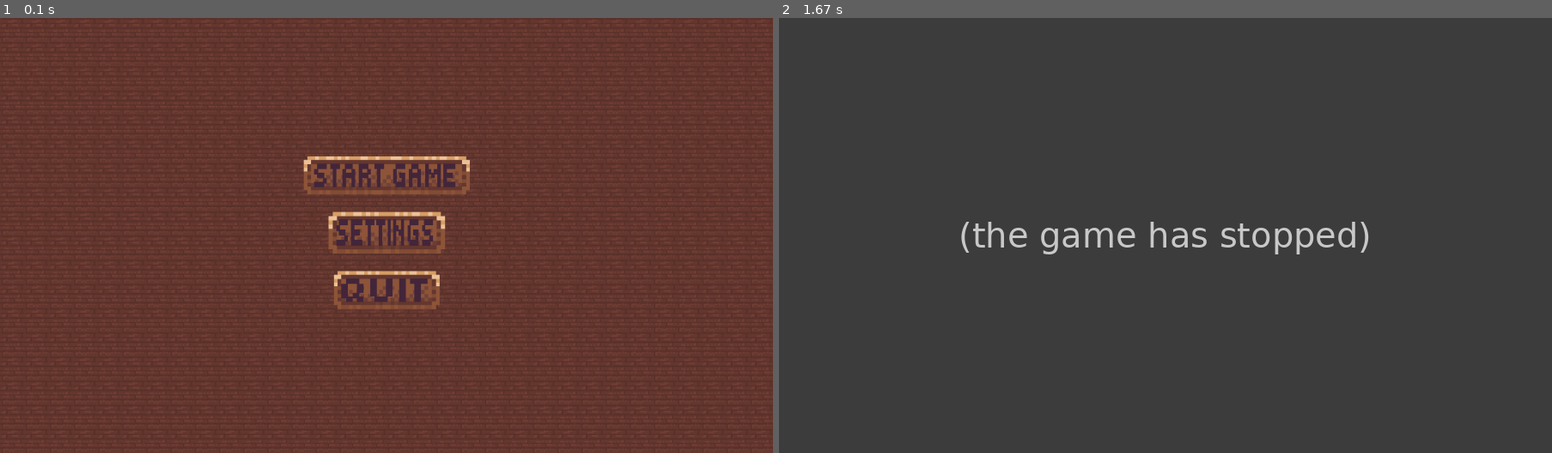
Above: before the commit, frames 1-2 (left to right).
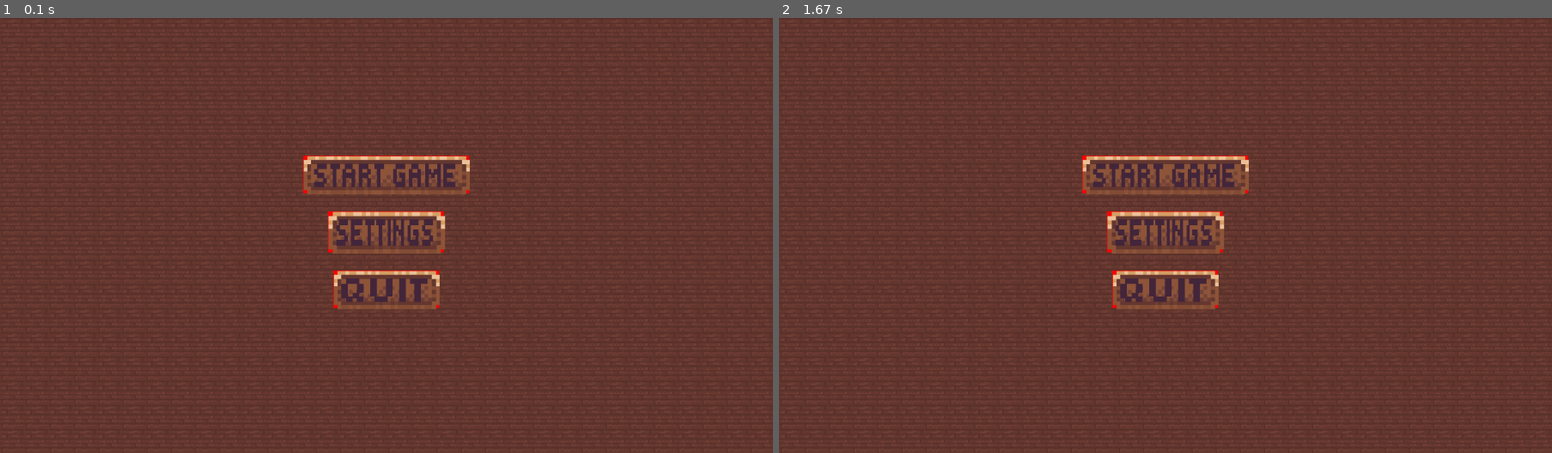
Above: after the commit, the same moments.

Repository: Intense2aT/pygame_game_for_school_project
Game: pygame game, started from src/main.py
Two runs of this game, one before a commit and one after it. Both use one fixed random seed, a clock stepped at 60 frames per second and the inputs below.
Inputs (mouse positions are in pixels of both pictures, inside the frame that each line leads up to):
- Up to frame 1 (0.1 s): no input
- Up to frame 2 (1.67 s): hold D 0.33-0.8 s; move the mouse to (1134, 252) at 0.37 s; click (1165, 265) at 0.88 s

The runs differ from the first frame. In frame 1, 0.2% of the frame differs, in the area x 39-61%, y 31-67%; in frame 2, 99%, in the area x 0-100%, y 0-100%.
Before the commit the program exited at 0.95 s; later frames show no game.

Commit message:
change log:
added a way to fix interaction fields according to texture size differences

Diff:
--- a/src/game_data/main_menu/start_menu_button_QUIT.json
+++ b/src/game_data/main_menu/start_menu_button_QUIT.json
@@ -7,13 +7,14 @@
 
     "use_different_interaction_field": true,
     "interaction_field": 0,
+    "draw_field_under_object": true,
 
     "responsive_mouse_button": 1,
-    "respond_continuous": false,
-    "call_on_press": false,
+    "respond_continuous": true,
+    "call_on_press": true,
 
     "draw_type": "textured",
-    "colour_name": 0,
+    "colour_name": "colour_1",
     "texture_name": "nupp_vaike_parem",
 
     "draw_with_text": true,
--- a/src/game_data/main_menu/start_menu_button_SETTINGS.json
+++ b/src/game_data/main_menu/start_menu_button_SETTINGS.json
@@ -7,13 +7,14 @@
 
     "use_different_interaction_field": true,
     "interaction_field": 0,
+    "draw_field_under_object": true,
 
     "responsive_mouse_button": 1,
-    "respond_continuous": false,
-    "call_on_press": false,
+    "respond_continuous": true,
+    "call_on_press": true,
 
     "draw_type": "textured",
-    "colour_name": 0,
+    "colour_name": "colour_1",
     "texture_name": "nupp_vaike_parem",
 
     "draw_with_text": true,
--- a/src/game_data/main_menu/start_menu_button_START.json
+++ b/src/game_data/main_menu/start_menu_button_START.json
@@ -1,19 +1,21 @@
 {
     "position": [490, 210],
     "dimensions": [100, 100],
+    "rotation": 0,
 
     "grid_draw": true,
     "grid_dimensions": [3, 1],
 
     "use_different_interaction_field": true,
     "interaction_field": 0,
+    "draw_field_under_object": true,
 
     "responsive_mouse_button": 1,
-    "respond_continuous": false,
-    "call_on_press": false,
+    "respond_continuous": true,
+    "call_on_press": true,
 
     "draw_type": "textured",
-    "colour_name": 0,
+    "colour_name": "colour_1",
     "texture_name": "nupp_vaike_kesk",
 
     "draw_with_text": true,
--- a/src/main.py
+++ b/src/main.py
@@ -93,7 +93,9 @@
 main_menu_button_1 = objects.object(zero_base, tex_group_var)
 main_menu_button_1.load_from_json("game_data/main_menu/start_menu_button_START.json")
 main_menu_button_1.set_ui_interact_func(main_menu_button_1_interact)
+main_menu_button_1.set_texture_size_fix([[3, 6], [2, 4]])
 main_menu_button_1.set_interaction_field_for_grid()
+main_menu_button_1.fix_interaction_field_to_texture(16)
 main_menu_button_1.set_text_dimensions_scale_rel(2.4, 0.7)
 main_menu_button_1.update_rendered_text("Tiny5-20")
 main_menu_button_1.center_text()
@@ -106,7 +108,9 @@
 main_menu_button_2 = objects.object(zero_base, tex_group_var)
 main_menu_button_2.load_from_json("game_data/main_menu/start_menu_button_QUIT.json")
 main_menu_button_2.set_ui_interact_func(main_menu_button_2_interact)
+main_menu_button_2.set_texture_size_fix([[3, 6], [2, 4]])
 main_menu_button_2.set_interaction_field_for_grid()
+main_menu_button_2.fix_interaction_field_to_texture(16)
 main_menu_button_2.set_text_dimensions_scale_rel(1.5, 0.7)
 main_menu_button_2.update_rendered_text("Tiny5-20")
 main_menu_button_2.center_text()
@@ -118,7 +122,9 @@
 main_menu_button_3 = objects.object(zero_base, tex_group_var)
 main_menu_button_3.load_from_json("game_data/main_menu/start_menu_button_SETTINGS.json")
 main_menu_button_3.set_ui_interact_func(main_menu_button_3_interact)
+main_menu_button_3.set_texture_size_fix([[3, 6], [2, 4]])
 main_menu_button_3.set_interaction_field_for_grid()
+main_menu_button_3.fix_interaction_field_to_texture(16)
 main_menu_button_3.set_text_dimensions_scale_rel(1.5, 0.7)
 main_menu_button_3.update_rendered_text("Tiny5-20")
 main_menu_button_3.center_text()
--- a/src/objects.py
+++ b/src/objects.py
@@ -103,6 +103,7 @@
         #base settings handling
         self.__position:list[float, float] = object_base_settings[0]
         self.__dimensions:list[float, float] = object_base_settings[1]
+        self.__rotation:float = 0.0
 
         #for drawing a grid of equal sized objects
         #grid will still use the top left position of the grid for position
@@ -117,6 +118,8 @@
 
         self.__use_different_interaction_field:bool = False
         self.__interaction_field:list[list[float, float]] = None
+        self.__texture_size_fix:list[list[float, float]] = None
+        self.__draw_field_under_object:bool = False
 
         self.__game_interact_func = None
         self.__ui_interact_func = None
@@ -148,6 +151,8 @@
                 self.set_position(data[key])
             elif key == "dimensions":
                 self.set_dimensions(data[key])
+            elif key == "rotation":
+                self.set_rotation(data[key])
             elif key == "grid_draw":
                 self.set_grid_draw(data[key])
             elif key == "grid_dimensions":
@@ -156,6 +161,8 @@
                 self.use_other_interaction_field(data[key])
             elif key == "interaction_field":
                 self.set_other_interaction_field(data[key])
+            elif key == "draw_field_under_object":
+                self.set_draw_field_under_object(data[key])
             elif key == "responsive_mouse_button":
                 self.set_responsive_mouse_button(data[key])
             elif key == "respond_continuous":
@@ -192,6 +199,12 @@
     def set_dimensions(self, new_dimensions:list[float, float]):
         self.__dimensions = new_dimensions
 
+    def set_rotation(self, deg:float):
+        self.__rotation = deg
+
+    def get_rotation(self):
+        return self.__rotation
+
     def set_grid_draw(self, set:bool):
         self.__grid_draw = set
 
@@ -265,15 +278,37 @@
 
     def set_interaction_field_for_grid(self):
         self.__interaction_field = [
-            self.__position,
+            #FUCK PYTHON I DO NOT WANT THIS PASSED BY REFERENCE
+            [
+                self.__position[0],
+                self.__position[1]
+            ],
             [
                 self.__dimensions[0] * self.__grid_dimensions[0],
                 self.__dimensions[1] * self.__grid_dimensions[1]
             ]
         ]
 
+    def fix_interaction_field_to_texture(self, tex_size:int):
+        self.__interaction_field[0][1] += self.get_dimensions()[1] / tex_size * self.__texture_size_fix[0][0]
+        self.__interaction_field[1][1] -= self.get_dimensions()[1] / tex_size * self.__texture_size_fix[0][1]
+        self.__interaction_field[0][0] += self.get_dimensions()[0] / tex_size * self.__texture_size_fix[1][0]
+        self.__interaction_field[1][0] -= self.get_dimensions()[0] / tex_size * self.__texture_size_fix[1][1]
+
     def get_other_interaction_field(self):
         return self.__interaction_field
+
+    def set_texture_size_fix(self, adjustment:list[float, float]) -> None:
+        self.__texture_size_fix = adjustment
+
+    def get_texture_size_fix(self):
+        return self.__texture_size_fix
+
+    def set_draw_field_under_object(self, set:bool) -> None:
+        self.__draw_field_under_object = set
+
+    def get_draw_field_under_object(self) -> bool:
+        return self.__draw_field_under_object
 
     def set_game_interact_func(self, function):
         self.__game_interact_func = function
@@ -481,6 +516,14 @@
 
     #main draw, drawType is for wether the draw should be textured or coloured
     def draw(self, Mootor):
+        if self.__draw_field_under_object:
+            if self.__colour_name != None:
+                pygame.draw.rect(Mootor.get_screen(), self.getTextureGroup().getColour(self.__colour_name),
+                                 (tuple(standardise_with_engine(self.get_other_interaction_field()[0], Mootor.get_current_global_pos())),
+                                  tuple(self.get_other_interaction_field()[1])))
+            else:
+                raise Exception(object_errors[8])
+
         if self.__draw_type == "textured":
             if self.__texture_name != None:
                 if self.__grid_draw:
@@ -488,7 +531,7 @@
                         raise Exception(object_errors[7])
                     else:
                         if self.__grid_surface_prerender != None:
-                            Mootor.get_screen().blit(self.__grid_surface_prerender, standardise_with_engine(self.get_position(), Mootor.get_current_global_pos()))
+                            Mootor.get_screen().blit(pygame.transform.rotate(self.__grid_surface_prerender, self.__rotation), standardise_with_engine(self.get_position(), Mootor.get_current_global_pos()))
                         else:
                             drawn_object = pygame.transform.scale(self.getTextureGroup().getTexture(self.__texture_name), self.get_dimensions())
                             true_cords = standardise_with_engine(self.get_position(), Mootor.get_current_global_pos())
@@ -501,7 +544,7 @@
                                                     true_cords[1] + self.__dimensions[1] * j)))
                             Mootor.get_screen().blits(draw_list)
                 else:
-                    Mootor.get_screen().blit(pygame.transform.scale(self.getTextureGroup().getTexture(self.__texture_name), self.get_dimensions()),
+                    Mootor.get_screen().blit(pygame.transform.rotate(pygame.transform.scale(self.getTextureGroup().getTexture(self.__texture_name), self.get_dimensions()), self.__rotation),
                                              standardise_with_engine(self.get_position(), Mootor.get_current_global_pos()))
             else:
                 raise Exception(object_errors[3])
@@ -509,7 +552,7 @@
             raise Exception(object_errors[2])
         else:
             if self.__colour_name != None:
-                pygame.draw.rect(Mootor.get_screen(), self.getTextureGroup().getColour(),
+                pygame.draw.rect(Mootor.get_screen(), self.getTextureGroup().getColour(self.__colour_name),
                                  (tuple(standardise_with_engine(self.get_position(), Mootor.get_current_global_pos())),
                                   tuple(self.get_dimensions())))
             else:
@@ -517,7 +560,7 @@
 
         if self.__draw_with_text:
             if self.__rendered_text != None:
-                final_renderable_surface = pygame.transform.scale(self.__rendered_text, self.get_text_dimensions())
+                final_renderable_surface = pygame.transform.rotate(pygame.transform.scale(self.__rendered_text, self.get_text_dimensions()), self.__rotation)
                 Mootor.get_screen().blit(final_renderable_surface,
                                          standardise_with_engine(self.__text_position, Mootor.get_current_global_pos()))
             else:
--- a/src/std_check_functions.py
+++ b/src/std_check_functions.py
@@ -55,6 +55,8 @@
 
     return False
 
+def collision_two_rectangles_rotation(): pass
+
 def standardise_with_engine(globalCords:list[float, float], curCenterCords:list[float, float]) -> list[float, float]:
     localCords:list[float, float] = [
         globalCords[0] - curCenterCords[0],
